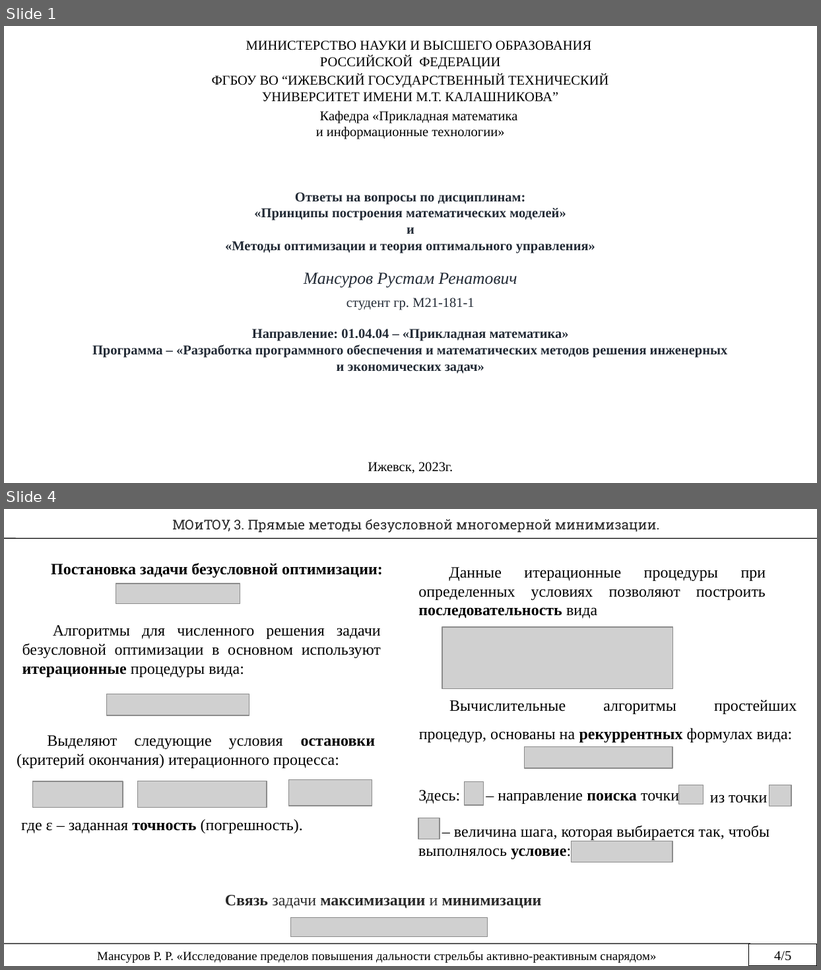
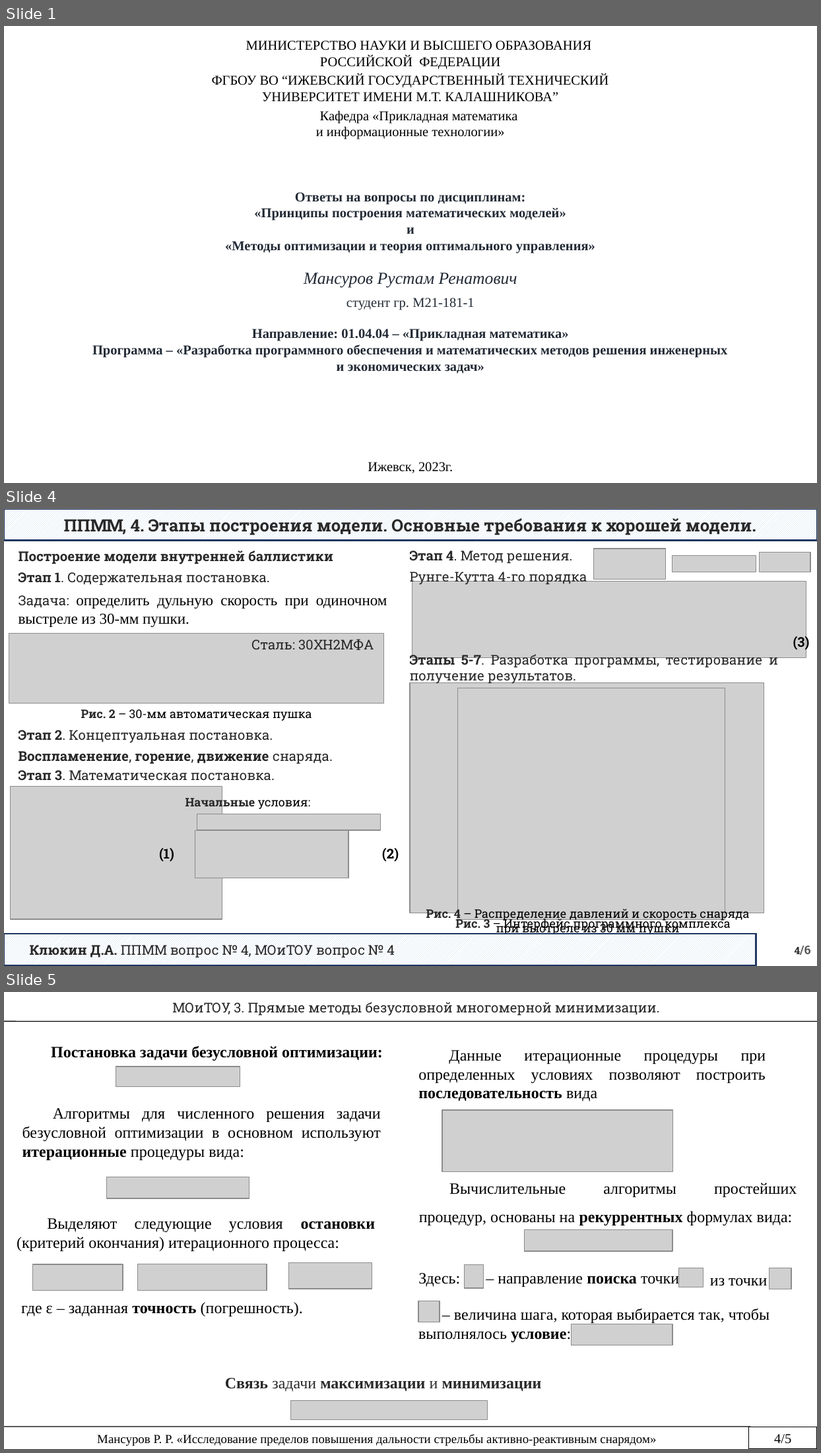
Before and after one commit to rustam-mansurov/cats, a slide deck: Госы/Домашнее задание Мансуров.pptx. Shown one above the other, each under a label of ours: slides 1 and 4 before the commit, slides 1, 4 and 5 after it; the slides between them are not shown. The pictures are 821x970 and 821x1453 pixels, drawn with LibreOffice and Linux fonts; fonts in the diff are those of the drawing; grey boxes stand for pictures. Boxes give left, top, right and bottom in pixels: in the first picture for what was removed or moved away, otherwise in the second. Text is boxed around its words. In the diff, an @@ line names an element or a change of style, - is before the commit and + after.

```diff
--- a/Госы/Домашнее задание Мансуров.pptx
+++ b/Госы/Домашнее задание Мансуров.pptx
@@ slide 4 added at (x1=4, y1=509, x2=817, y2=966), background #FFFFFF @@
@@ rectangle added at (x1=4, y1=509, x2=817, y2=541), fill pattern #BDD7EE on #FFFFFF, outline #203864 1.25 pt, 15 pt, text #292929, bold @@
+ППММ, 4. Этапы построения модели. Основные требования к хорошей модели.
@@ text added at (x1=19, y1=551, x2=387, y2=627), 12 pt, text #292929 @@
+Построение модели внутренней баллистики
+Этап 1. Содержательная постановка.
+Задача: определить дульную скорость при одиночном выстреле из 30-мм пушки.
@@ text added at (x1=410, y1=551, x2=587, y2=586), 12 pt, text #292929 @@
+Этап 4. Метод решения.
+Рунге-Кутта 4-го порядка
@@ picture added at (x1=593, y1=549, x2=665, y2=580) @@
@@ picture added at (x1=673, y1=556, x2=756, y2=572) @@
@@ picture added at (x1=760, y1=552, x2=811, y2=572) @@
@@ picture added at (x1=412, y1=582, x2=807, y2=659) @@
@@ picture added at (x1=9, y1=633, x2=384, y2=703) @@
@@ text added at (x1=252, y1=639, x2=374, y2=650), 12 pt, text #292929 @@
+Сталь: 30ХН2МФА
@@ text added at (x1=793, y1=634, x2=810, y2=651), 12 pt, text #000000, bold @@
+(3)
@@ text added at (x1=410, y1=652, x2=778, y2=685), 12 pt, text #292929 @@
+Этапы 5-7. Разработка программы, тестирование и получение результатов.
@@ picture added at (x1=410, y1=683, x2=764, y2=914) @@
@@ picture added at (x1=457, y1=688, x2=725, y2=920) @@
@@ text added at (x1=81, y1=710, x2=312, y2=721), 10.5 pt, text #000000 @@
+Рис. 2 – 30-мм автоматическая пушка
@@ text added at (x1=19, y1=730, x2=333, y2=764), 12 pt, text #292929 @@
+Этап 2. Концептуальная постановка.
+Воспламенение, горение, движение снаряда.
@@ text added at (x1=19, y1=770, x2=275, y2=780), 12 pt, text #292929 @@
+Этап 3. Математическая постановка.
@@ picture added at (x1=11, y1=786, x2=222, y2=920) @@
@@ text added at (x1=186, y1=796, x2=310, y2=811), 10.5 pt, text #292929, bold @@
+Начальные условия:
@@ picture added at (x1=197, y1=815, x2=380, y2=831) @@
@@ picture added at (x1=195, y1=831, x2=349, y2=878) @@
@@ text added at (x1=159, y1=848, x2=174, y2=862), 12 pt, text #000000, bold @@
+(1)
@@ text added at (x1=382, y1=848, x2=399, y2=862), 12 pt, text #000000, bold @@
+(2)
@@ text added at (x1=426, y1=908, x2=749, y2=937), 10.5 pt, text #000000 @@
+Рис. 4 – Распределение давлений и скорость снаряда
+при выстреле из 30 мм пушки
@@ text added at (x1=455, y1=918, x2=730, y2=932), 10.5 pt, text #000000 @@
+Рис. 3 – Интерфейс программного комплекса
@@ rectangle added at (x1=4, y1=934, x2=756, y2=966), fill pattern #BDD7EE on #FFFFFF, outline #203864 1.25 pt, 12 pt, text #292929 @@
+Клюкин Д.А. ППММ вопрос № 4, МОиТОУ вопрос № 4
@@ page number added at (x1=795, y1=946, x2=811, y2=955), 10.5 pt, text #5A5A5A, bold @@
+4/6
@@ what was slide 4 is now slide 5 @@
```
Also in this commit, not shown: 2 slides changed.
